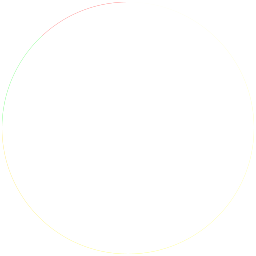
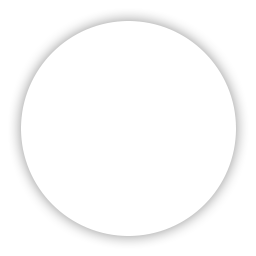
Before/after of a 256 × 256 layered artwork. What changed in the layer stack:
painted on "Эллипс 2" over [2, 2, 254, 254]
hid "Эллипс 1" over [2, 2, 254, 254]
